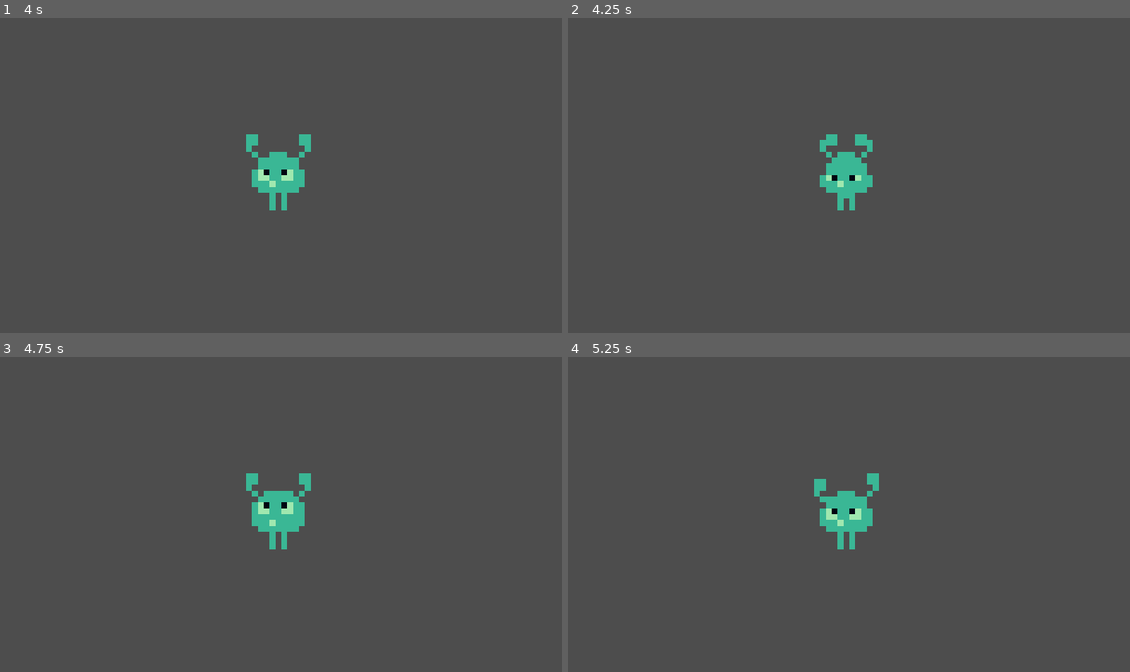
Above: before the commit, frames 1-4 (two rows, left to right).
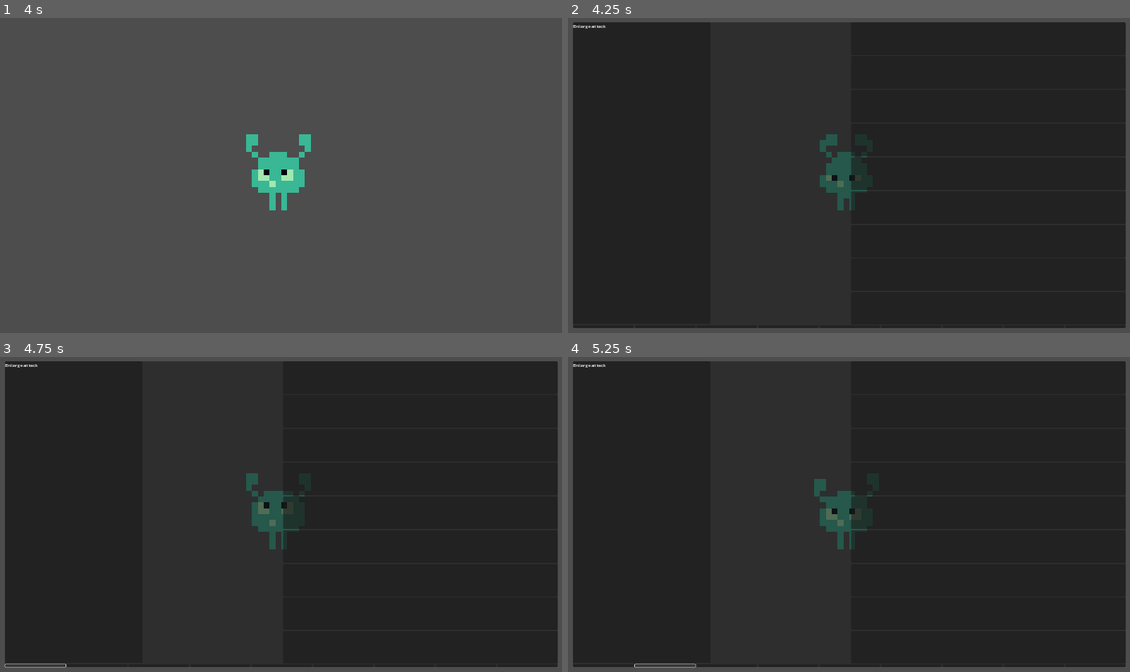
Above: after the commit, the same moments.

Repository: Roflstomp123/MRUHACKZ
Game: Godot game, scene res://Levels/temp_level.tscn
The game is run twice, just before and just after one commit, with the same random seed, the same clock (stepped at 60 frames per second) and the same inputs.
Inputs (mouse positions are in pixels of both pictures, inside the frame that each line leads up to):
- Up to frame 1 (4 s): tap Enter (Finish attack) at 0.5, 1.35, 2.85 s; hold Right (Move right) 0.53-1.28 s; hold Enter (Finish attack) 0.53-1.28 s; hold Left (Move left) 1.28-2.03 s; hold Enter (Finish attack) 2.03-2.78 s; hold Right (Move right) 2.03-3.53 s; hold Left (Move left) from 3.53 s (still down); hold Enter (Finish attack) from 3.53 s (still down)
- Up to frame 2 (4.25 s): keep holding Left (Move left); keep holding Enter (Finish attack); tap ] (open_turret_menu, bound only after the commit) at 4.15 s
- Up to frame 3 (4.75 s): release Left (Move left) at 4.25 s; release Enter (Finish attack) at 4.25 s; click (33, 665) at 4.27 s
- Up to frame 4 (5.25 s): click (663, 665) at 5.02 s

Frame 1 is identical in both runs. In frame 2, 95% of the frame differs, in the area x 0-100%, y 1-99%; in frame 3, 95%; in frame 4, 95%.

Commit message:
Add make turrets menu

Diff:
--- /dev/null
+++ b/Menus/make_turret_menu.gd
@@ -0,0 +1,20 @@
+extends MarginContainer
+
+const SHORTCUT_INVENTORY_ITEM = preload("res://Menus/shortcut_inventory_item.tscn")
+
+@onready var shortcuts: GridContainer = $Panel/GridContainer2/MainHolder/ScrollContainer/Shortcuts
+
+func _ready():
+
+
+	## build shortcuts menu
+	#TODO could make a set ammount and make them invisible so the text doesn't keep movign.
+
+	for mod in ModifiersSingleton.modifiers:
+		var new_item: = SHORTCUT_INVENTORY_ITEM.instantiate()
+		new_item.modifier = mod
+		shortcuts.add_child(new_item)
+		pass
+
+
+	pass
--- /dev/null
+++ b/Menus/make_turret_menu.tscn
@@ -0,0 +1,139 @@
+[gd_scene load_steps=4 format=3 uid="uid://bhii2lrlym0ad"]
+
+[ext_resource type="Script" path="res://Menus/make_turret_menu.gd" id="1_n72h0"]
+[ext_resource type="PackedScene" uid="uid://dpocvxcwp4pss" path="res://Menus/shortcut_inventory_item.tscn" id="2_3vbxe"]
+[ext_resource type="PackedScene" uid="uid://c1q00h0a14dr6" path="res://Menus/turret_ordering_node.tscn" id="3_kk0ug"]
+
+[node name="MakeTurretMenu" type="MarginContainer"]
+layout_direction = 1
+anchors_preset = 15
+anchor_right = 1.0
+anchor_bottom = 1.0
+grow_horizontal = 2
+grow_vertical = 2
+theme_override_constants/margin_left = 20
+theme_override_constants/margin_top = 20
+theme_override_constants/margin_right = 20
+theme_override_constants/margin_bottom = 20
+script = ExtResource("1_n72h0")
+
+[node name="Panel" type="Panel" parent="."]
+layout_mode = 2
+
+[node name="GridContainer2" type="GridContainer" parent="Panel"]
+layout_mode = 1
+anchors_preset = 15
+anchor_right = 1.0
+anchor_bottom = 1.0
+grow_horizontal = 2
+grow_vertical = 2
+
+[node name="MainHolder" type="GridContainer" parent="Panel/GridContainer2"]
+layout_mode = 2
+size_flags_horizontal = 3
+size_flags_vertical = 3
+columns = 3
+
+[node name="ScrollContainer" type="ScrollContainer" parent="Panel/GridContainer2/MainHolder"]
+layout_mode = 2
+size_flags_horizontal = 3
+size_flags_vertical = 3
+
+[node name="Shortcuts" type="GridContainer" parent="Panel/GridContainer2/MainHolder/ScrollContainer"]
+layout_mode = 2
+size_flags_horizontal = 3
+size_flags_vertical = 3
+columns = 2
+
+[node name="VSeparator" type="VSeparator" parent="Panel/GridContainer2/MainHolder"]
+layout_mode = 2
+
+[node name="GridContainer2" type="GridContainer" parent="Panel/GridContainer2/MainHolder"]
+layout_mode = 2
+size_flags_horizontal = 3
+size_flags_vertical = 3
+
+[node name="ShortcutInventoryItem" parent="Panel/GridContainer2/MainHolder/GridContainer2" instance=ExtResource("2_3vbxe")]
+layout_mode = 2
+type = 1
+
+[node name="ShortcutInventoryItem2" parent="Panel/GridContainer2/MainHolder/GridContainer2" instance=ExtResource("2_3vbxe")]
+layout_mode = 2
+type = 1
+
+[node name="ShortcutInventoryItem3" parent="Panel/GridContainer2/MainHolder/GridContainer2" instance=ExtResource("2_3vbxe")]
+layout_mode = 2
+type = 1
+
+[node name="ShortcutInventoryItem4" parent="Panel/GridContainer2/MainHolder/GridContainer2" instance=ExtResource("2_3vbxe")]
+layout_mode = 2
+type = 1
+
+[node name="ShortcutInventoryItem5" parent="Panel/GridContainer2/MainHolder/GridContainer2" instance=ExtResource("2_3vbxe")]
+layout_mode = 2
+type = 1
+
+[node name="ShortcutInventoryItem6" parent="Panel/GridContainer2/MainHolder/GridContainer2" instance=ExtResource("2_3vbxe")]
+layout_mode = 2
+type = 1
+
+[node name="ShortcutInventoryItem7" parent="Panel/GridContainer2/MainHolder/GridContainer2" instance=ExtResource("2_3vbxe")]
+layout_mode = 2
+type = 1
+
+[node name="ShortcutInventoryItem8" parent="Panel/GridContainer2/MainHolder/GridContainer2" instance=ExtResource("2_3vbxe")]
+layout_mode = 2
+type = 1
+
+[node name="ShortcutInventoryItem9" parent="Panel/GridContainer2/MainHolder/GridContainer2" instance=ExtResource("2_3vbxe")]
+layout_mode = 2
+type = 1
+
+[node name="PlacingButtons" type="GridContainer" parent="Panel/GridContainer2"]
+layout_mode = 2
+columns = 9
+
+[node name="TurretOrderingNode" parent="Panel/GridContainer2/PlacingButtons" instance=ExtResource("3_kk0ug")]
+layout_mode = 2
+size_flags_horizontal = 3
+size_flags_vertical = 3
+
+[node name="TurretOrderingNode2" parent="Panel/GridContainer2/PlacingButtons" instance=ExtResource("3_kk0ug")]
+layout_mode = 2
+size_flags_horizontal = 3
+size_flags_vertical = 3
+
+[node name="TurretOrderingNode3" parent="Panel/GridContainer2/PlacingButtons" instance=ExtResource("3_kk0ug")]
+layout_mode = 2
+size_flags_horizontal = 3
+size_flags_vertical = 3
+
+[node name="TurretOrderingNode4" parent="Panel/GridContainer2/PlacingButtons" instance=ExtResource("3_kk0ug")]
+layout_mode = 2
+size_flags_horizontal = 3
+size_flags_vertical = 3
+
+[node name="TurretOrderingNode5" parent="Panel/GridContainer2/PlacingButtons" instance=ExtResource("3_kk0ug")]
+layout_mode = 2
+size_flags_horizontal = 3
+size_flags_vertical = 3
+
+[node name="TurretOrderingNode6" parent="Panel/GridContainer2/PlacingButtons" instance=ExtResource("3_kk0ug")]
+layout_mode = 2
+size_flags_horizontal = 3
+size_flags_vertical = 3
+
+[node name="TurretOrderingNode7" parent="Panel/GridContainer2/PlacingButtons" instance=ExtResource("3_kk0ug")]
+layout_mode = 2
+size_flags_horizontal = 3
+size_flags_vertical = 3
+
+[node name="TurretOrderingNode8" parent="Panel/GridContainer2/PlacingButtons" instance=ExtResource("3_kk0ug")]
+layout_mode = 2
+size_flags_horizontal = 3
+size_flags_vertical = 3
+
+[node name="TurretOrderingNode9" parent="Panel/GridContainer2/PlacingButtons" instance=ExtResource("3_kk0ug")]
+layout_mode = 2
+size_flags_horizontal = 3
+size_flags_vertical = 3
--- /dev/null
+++ b/Menus/shortcut_inventory_item.gd
@@ -0,0 +1,34 @@
+extends MarginContainer
+class_name ShortcutInventoryItem
+
+@onready var label: Label = $Panel/Label
+
+@export var modifier:AttackModifier = AttackModifier.new():
+	set(val):
+		modifier = val
+		#dumb null check
+		if label and modifier:
+			label.text = modifier.input_name
+
+@export var type:int = INVENTORY
+
+enum {
+	INVENTORY,
+	BUILD
+}
+
+func _ready():
+	#runs the setter
+	modifier = modifier
+
+func _get_drag_data(at_position: Vector2) -> Variant:
+	return modifier
+
+func _can_drop_data(at_position: Vector2, data: Variant) -> bool:
+	#only drop to build
+	return type == BUILD and data is AttackModifier
+
+func _drop_data(at_position: Vector2, data: Variant) -> void:
+	#TODO add slide up/down?
+	modifier = data
+	pass
--- /dev/null
+++ b/Menus/shortcut_inventory_item.tscn
@@ -0,0 +1,28 @@
+[gd_scene load_steps=2 format=3 uid="uid://dpocvxcwp4pss"]
+
+[ext_resource type="Script" path="res://Menus/shortcut_inventory_item.gd" id="1_8282v"]
+
+[node name="ShortcutInventoryItem" type="MarginContainer"]
+anchors_preset = 15
+anchor_right = 1.0
+anchor_bottom = 1.0
+grow_horizontal = 2
+grow_vertical = 2
+size_flags_horizontal = 3
+size_flags_vertical = 3
+mouse_filter = 0
+script = ExtResource("1_8282v")
+
+[node name="Panel" type="Panel" parent="."]
+layout_mode = 2
+mouse_filter = 1
+
+[node name="Label" type="Label" parent="Panel"]
+layout_mode = 1
+anchors_preset = 15
+anchor_right = 1.0
+anchor_bottom = 1.0
+grow_horizontal = 2
+grow_vertical = 2
+size_flags_vertical = 1
+mouse_filter = 1
--- /dev/null
+++ b/Menus/turret_ordering_node.gd
@@ -0,0 +1,7 @@
+extends Button
+
+@export var modifier:AttackModifier
+
+func _ready():
+
+	pass
--- /dev/null
+++ b/Menus/turret_ordering_node.tscn
@@ -0,0 +1,8 @@
+[gd_scene load_steps=2 format=3 uid="uid://c1q00h0a14dr6"]
+
+[ext_resource type="Script" path="res://Menus/turret_ordering_node.gd" id="1_wrwy7"]
+
+[node name="TurretOrderingNode" type="Button"]
+offset_right = 8.0
+offset_bottom = 8.0
+script = ExtResource("1_wrwy7")
--- /dev/null
+++ b/Other/ModifiersSingleton.gd
@@ -0,0 +1,17 @@
+extends Node
+
+"""
+Holds all of the modifiers for quick acess later on turrets and stuff.
+Make sure to add all of the modifiers in here
+"""
+
+#Make sure to add all of the modifiers in here
+var modifiers:Array[AttackModifier] = [
+	preload("res://Player/Modifiers/increase_size.tres")
+]
+var curr_mod
+var modifier_file_path = "res://Player/Modifiers/"
+
+func _ready():
+
+	pass
--- a/Player/Turrets/turret.gd
+++ b/Player/Turrets/turret.gd
@@ -1 +1,4 @@
-extends Node
+extends StaticBody2D
+class_name Turret
+
+var sprite
--- a/Player/temp_player.gd
+++ b/Player/temp_player.gd
@@ -3,6 +3,7 @@
 #could spawn it through new, but eh.
 var player_attack:PackedScene = preload("res://Player/Attacks/PlayerAttack.tscn")
 @onready var projectles_parent: Node2D = $ProjectlesParent
+@onready var make_turret_menu: MarginContainer = $CanvasLayer/MakeTurretMenu
 
 
 
@@ -53,6 +54,11 @@
 		pass
 	#if event.is_action("multi attack")
 
+	if event.is_action_pressed("open_turret_menu"):
+		#TODO pausing?
+		#also this shouldn't be here, it should be done after missions.
+		make_turret_menu.visible = not make_turret_menu.visible
+
 
 func _process(delta):
 	## Movement
--- a/Player/temp_player.tscn
+++ b/Player/temp_player.tscn
@@ -1,7 +1,8 @@
-[gd_scene load_steps=24 format=3 uid="uid://d2y3tr3j5exhm"]
+[gd_scene load_steps=25 format=3 uid="uid://d2y3tr3j5exhm"]
 
 [ext_resource type="Script" path="res://Player/temp_player.gd" id="1_rdv07"]
 [ext_resource type="Texture2D" uid="uid://vm71v14whfy6" path="res://Assets/hackzplayer.png" id="2_tsupp"]
+[ext_resource type="PackedScene" uid="uid://bhii2lrlym0ad" path="res://Menus/make_turret_menu.tscn" id="3_e0cnx"]
 
 [sub_resource type="AtlasTexture" id="AtlasTexture_i1eyy"]
 atlas = ExtResource("2_tsupp")
@@ -170,3 +171,10 @@
 
 [node name="Camera2D" type="Camera2D" parent="."]
 zoom = Vector2(4, 4)
+
+[node name="CanvasLayer" type="CanvasLayer" parent="."]
+
+[node name="MakeTurretMenu" parent="CanvasLayer" instance=ExtResource("3_e0cnx")]
+visible = false
+size_flags_horizontal = 0
+size_flags_vertical = 0
--- a/project.godot
+++ b/project.godot
@@ -18,6 +18,7 @@
 [autoload]
 
 EnemySingleton="*res://Other/EnemySingleton.gd"
+ModifiersSingleton="*res://Other/ModifiersSingleton.gd"
 
 [display]
 
@@ -103,6 +104,11 @@
 "events": [Object(InputEventKey,"resource_local_to_scene":false,"resource_name":"","device":-1,"window_id":0,"alt_press …(195 unchanged characters)…
 ]
 }
+open_turret_menu={
+"deadzone": 0.5,
+"events": [Object(InputEventKey,"resource_local_to_scene":false,"resource_name":"","device":-1,"window_id":0,"alt_pressed":false,"shift_pressed":false,"ctrl_pressed":false,"meta_pressed":false,"pressed":false,"keycode":0,"physical_keycode":93,"key_label":0,"unicode":93,"location":0,"echo":false,"script":null)
+]
+}
 
 [layer_names]
 
